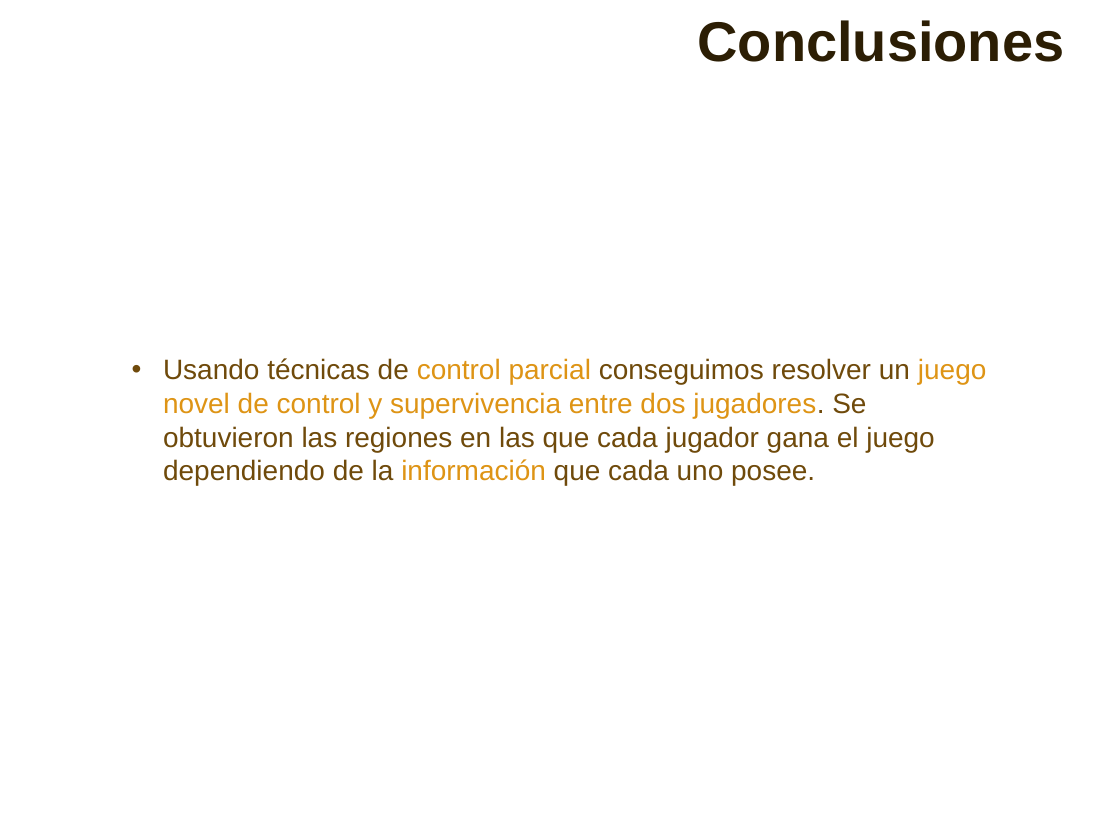
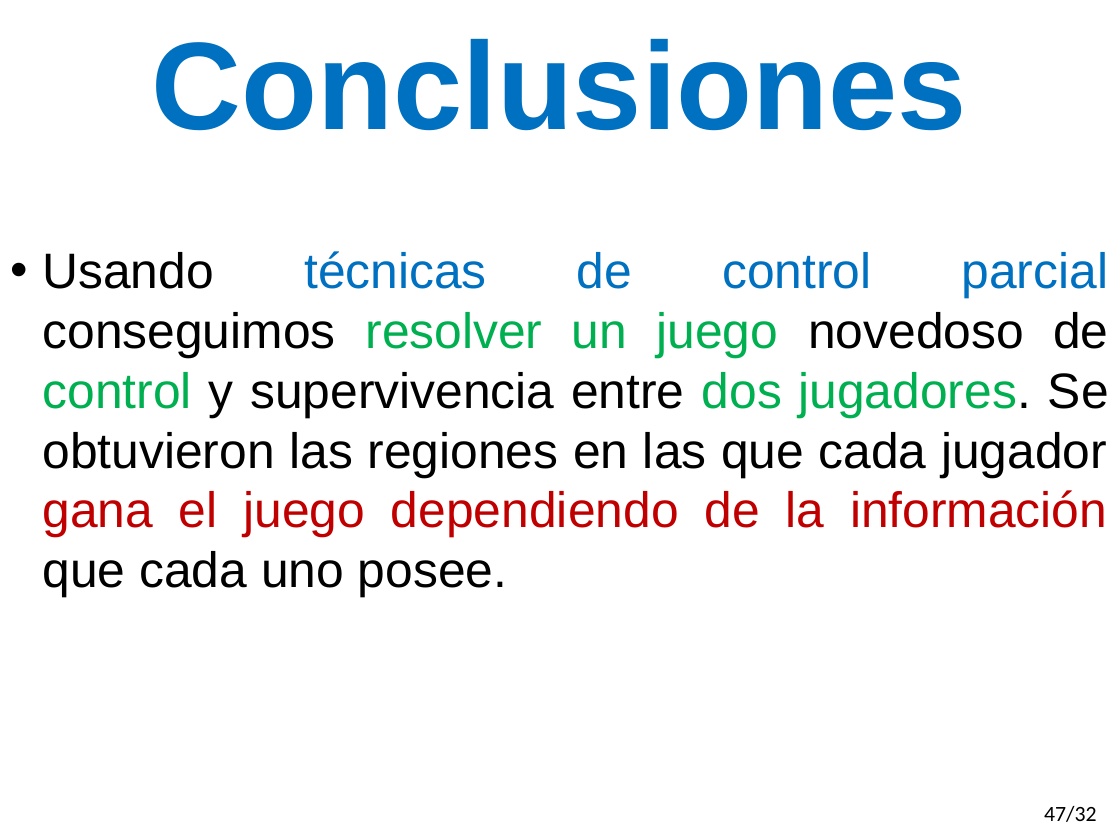
Before and after one commit to gasparalfaro/Tesis-Tesis, a slide deck: slide 48 of Presentacion/Thesis Presentation Gaspar Alfaro.pptx (slide 35 before the commit). Drawn at 1120x840 pixels with LibreOffice and Linux fonts; fonts in the diff are those of the drawing. Boxes give left, top, right and bottom in pixels: in the first picture for what was removed or moved away, otherwise in the second. Text is boxed around its words. In the diff, an @@ line names an element or a change of style, - is before the commit and + after.

```diff
--- a/Presentacion/Thesis Presentation Gaspar Alfaro.pptx
+++ b/Presentacion/Thesis Presentation Gaspar Alfaro.pptx
@@ text "Conclusiones" at bbox=[152, 38, 967, 131]: size 36 to 80 pt, text colour #2C1E04 to #0070C0; alignment right to centre @@
@@ text at bbox=[42, 251, 1109, 598]: text changed; size 18 to 32 pt; text colour #6F4A0B to #000000 @@
-• Usando técnicas de control parcial conseguimos resolver un juego novel de control y supervivencia entre dos jugadores. Se obtuvieron las regiones en las que cada jugador gana el juego dependiendo de la información que cada uno posee.
+• Usando técnicas de control parcial conseguimos resolver un juego novedoso de control y supervivencia entre dos jugadores. Se obtuvieron las regiones en las que cada jugador gana el juego dependiendo de la información que cada uno posee.
@@ page number added at bbox=[1044, 806, 1097, 822], 14 pt, text #000000 @@
+47/32
```
Also in this commit, not shown: 34 other slides changed, 23 slides added, 6 slides removed.
